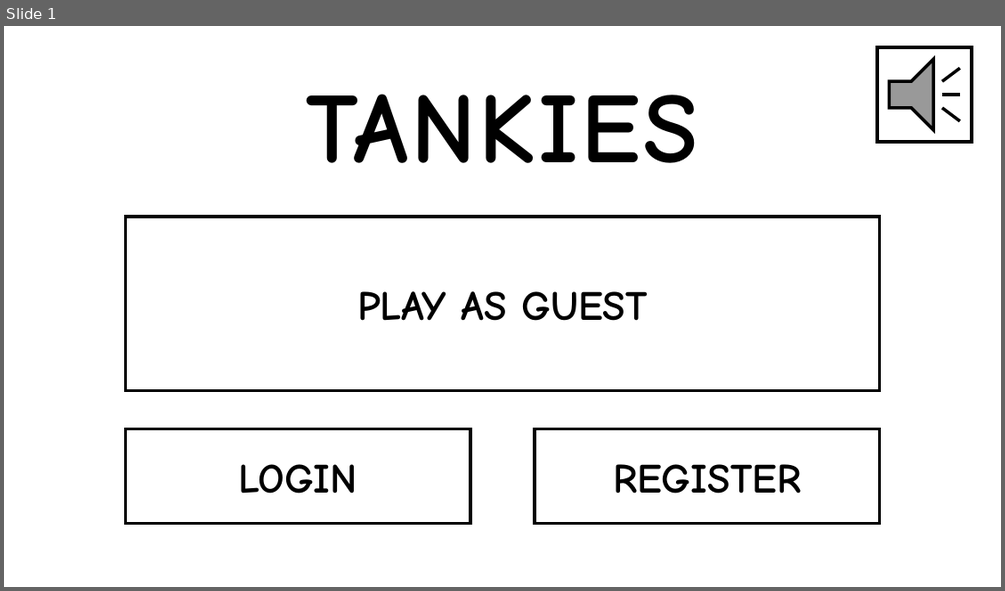
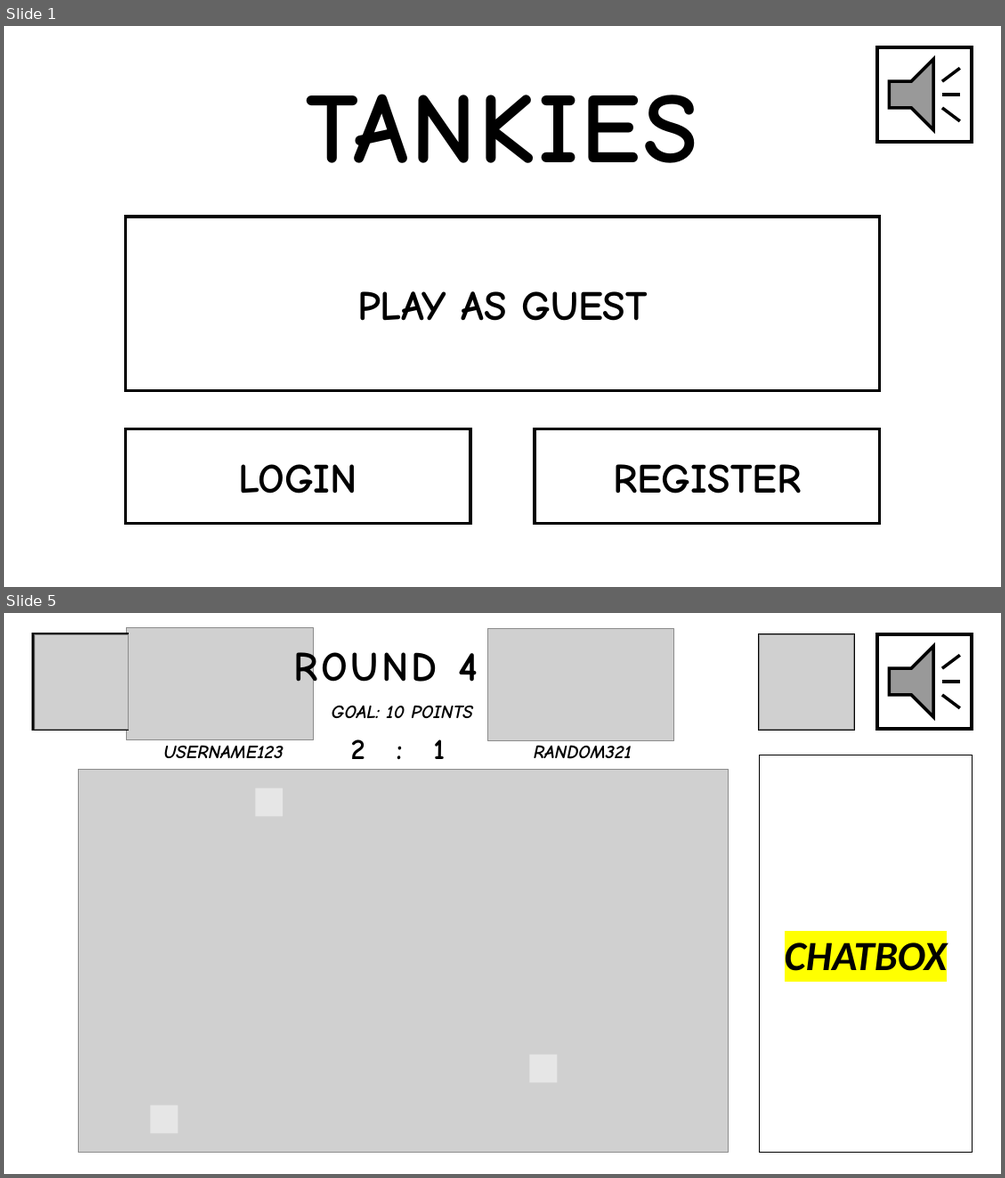
Before and after one commit to MateSandor/sweng_STG, a slide deck: HelpFiles/UIdesign.pptx. Shown one above the other, each under a label of ours: slide 1 before the commit, slides 1 and 5 after it; the slides between them are not shown. The pictures are 1005x591 and 1005x1178 pixels, drawn with LibreOffice and Linux fonts; fonts in the diff are those of the drawing; grey boxes stand for pictures. Boxes give left, top, right and bottom in pixels: in the first picture for what was removed or moved away, otherwise in the second. Text is boxed around its words. In the diff, an @@ line names an element or a change of style, - is before the commit and + after.

```diff
--- a/HelpFiles/UIdesign.pptx
+++ b/HelpFiles/UIdesign.pptx
@@ slide 5 added at box(4, 613, 1001, 1174), background #FFFFFF @@
@@ action button blank added at box(33, 634, 128, 729), fill #FFFFFF, outline #000000 3 pt @@
@@ picture added at box(34, 634, 128, 729) @@
@@ picture added at box(127, 628, 314, 740) @@
@@ picture added at box(488, 629, 675, 741) @@
@@ action button blank added at box(760, 634, 853, 729), fill #FFFFFF, outline #000000 3 pt @@
@@ picture added at box(760, 634, 853, 729) @@
@@ action button sound added at box(877, 634, 971, 729), fill #FFFFFF, outline #000000 3 pt @@
@@ text added at box(294, 645, 477, 694), 40 pt, text #000000, bold @@
+ROUND 4
@@ text added at box(332, 705, 472, 718), 18 pt, text #000000, bold, italic @@
+GOAL: 10 POINTS
@@ text added at box(163, 745, 283, 758), 18 pt, text #000000, bold, italic @@
+USERNAME123
@@ text added at box(351, 739, 445, 759), 28 pt, text #000000, bold @@
+2 : 1
@@ text added at box(534, 745, 631, 759), 18 pt, text #000000, bold, italic @@
+RANDOM321
@@ picture added at box(79, 770, 728, 1152) @@
@@ rectangle added at box(760, 755, 971, 1152), fill #FFFFFF, outline #000000 1 pt, 40 pt, text #000000, bold, italic @@
+CHATBOX
@@ rectangle added at box(255, 788, 283, 817), fill #E6E6E6 @@
@@ rectangle added at box(530, 1054, 558, 1083), fill #E6E6E6 @@
@@ rectangle added at box(151, 1105, 178, 1134), fill #E6E6E6 @@
```
Also in this commit, not shown: 3 slides changed.
